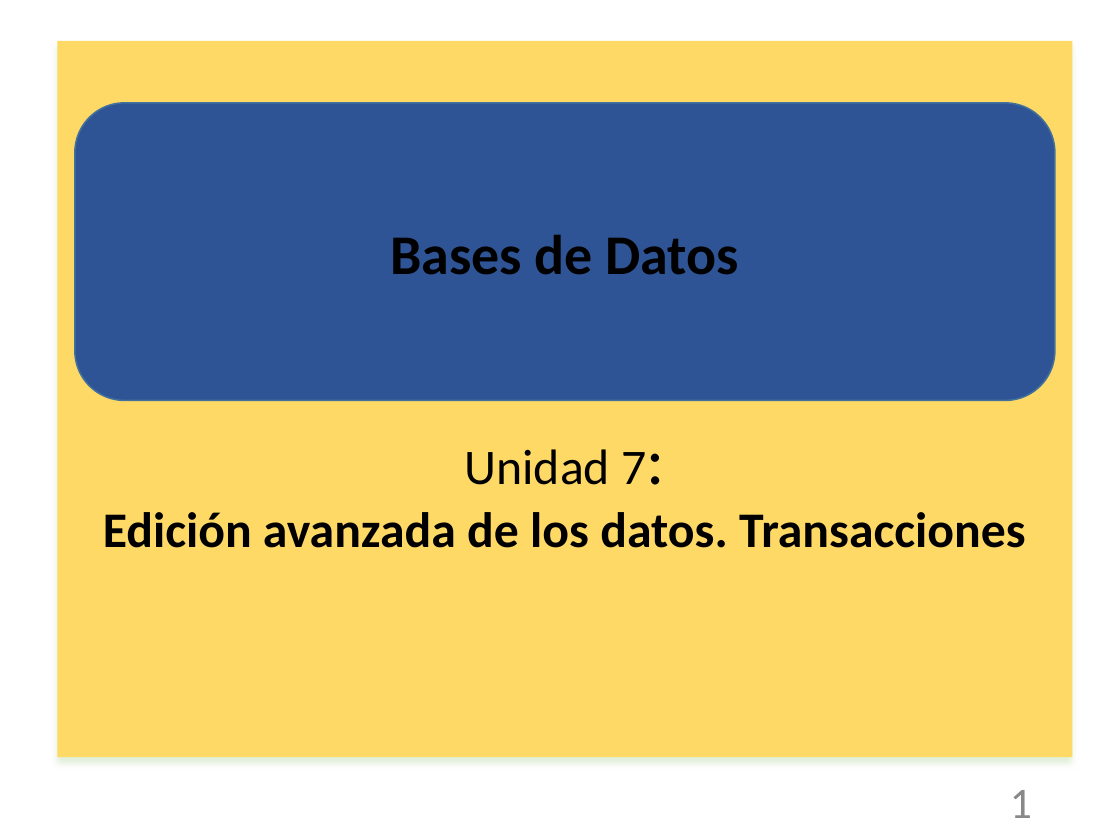
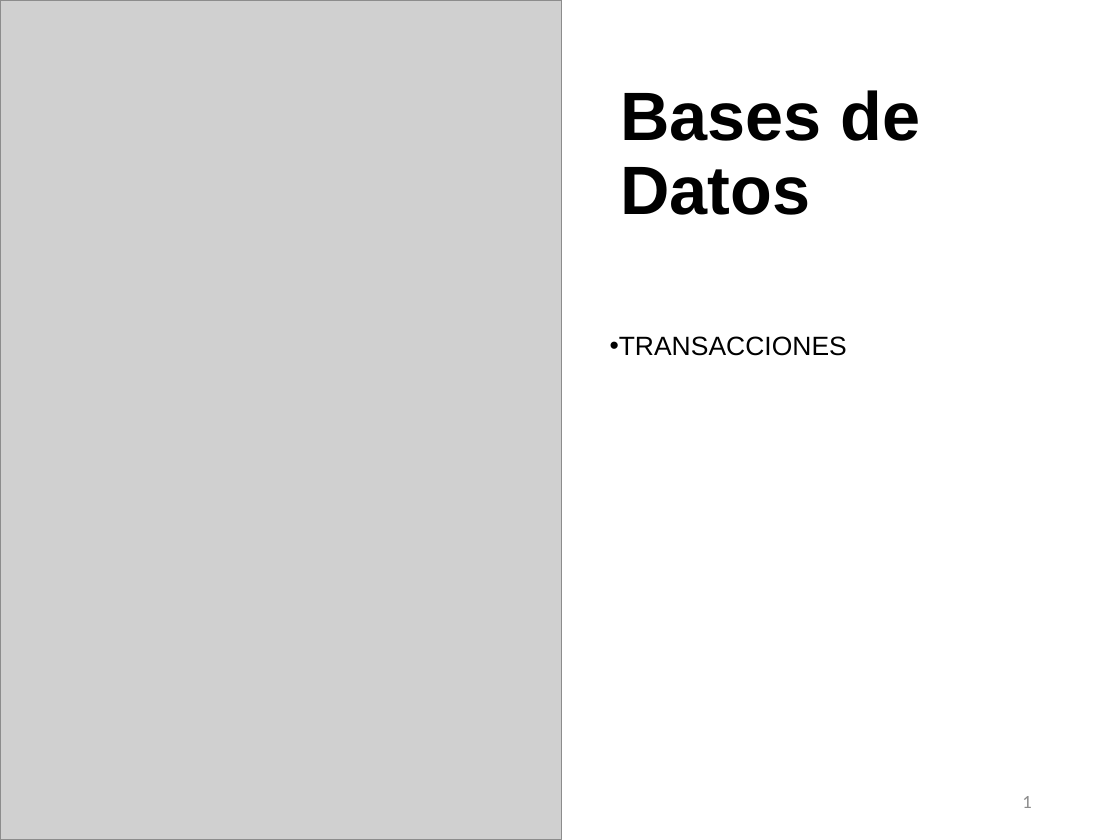
Before and after one commit to NuriaCelis/GBD2324, a slide deck: slide 1 of Tema5/Unidad_7_4-Transacciones.pptx. Drawn at 1120x840 pixels with LibreOffice and Linux fonts; fonts in the diff are those of the drawing; grey boxes stand for pictures. Boxes give left, top, right and bottom in pixels: in the first picture for what was removed or moved away, otherwise in the second. Text is boxed around its words. In the diff, an @@ line names an element or a change of style, - is before the commit and + after.

```diff
--- a/Tema5/Unidad_7_4-Transacciones.pptx
+++ b/Tema5/Unidad_7_4-Transacciones.pptx
@@ picture added at box(0, 0, 562, 840) @@
@@ text "Bases de Datos": place and size @@
-text "Bases de Datos" at box(75, 103, 1055, 401)
+text "Bases de Datos" at box(620, 90, 921, 215)
@@ text "Bases de Datos" at box(620, 90, 921, 215): size 36 to 44 pt, font Calibri to Arial; alignment centre to left; line spacing 1 to 0.9; more space between paragraphs; fill #2F5496 to none; outline #42719B 1 pt to none @@
@@ text "TRANSACCIONES": place and size @@
-text "TRANSACCIONES" at box(57, 40, 1072, 757)
+text "TRANSACCIONES" at box(610, 336, 847, 356)
@@ text "TRANSACCIONES" at box(610, 336, 847, 356): fill #FFD966 to none; shadow off @@
@@ text at box(610, 336, 847, 356): text changed; size 32 to 17 pt; font Calibri to Arial; bold off @@
-Unidad 7:
-Edición avanzada de los datos. Transacciones
+• TRANSACCIONES
@@ page number at box(1022, 796, 1031, 808): size 28 to 12 pt, text colour #898989 to #8C8C8C; more space between paragraphs @@
```
Also in this commit, not shown: 12 other slides changed, 1 slide removed, 1 other file.
